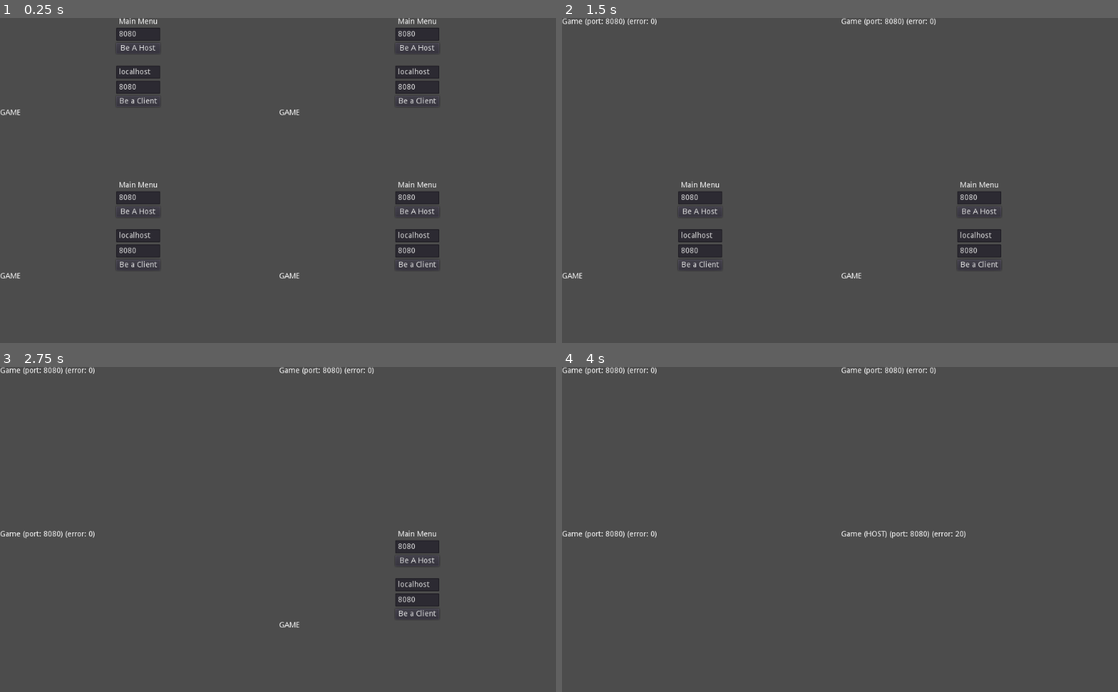
Above: before the commit, frames 1-4 (two rows, left to right).
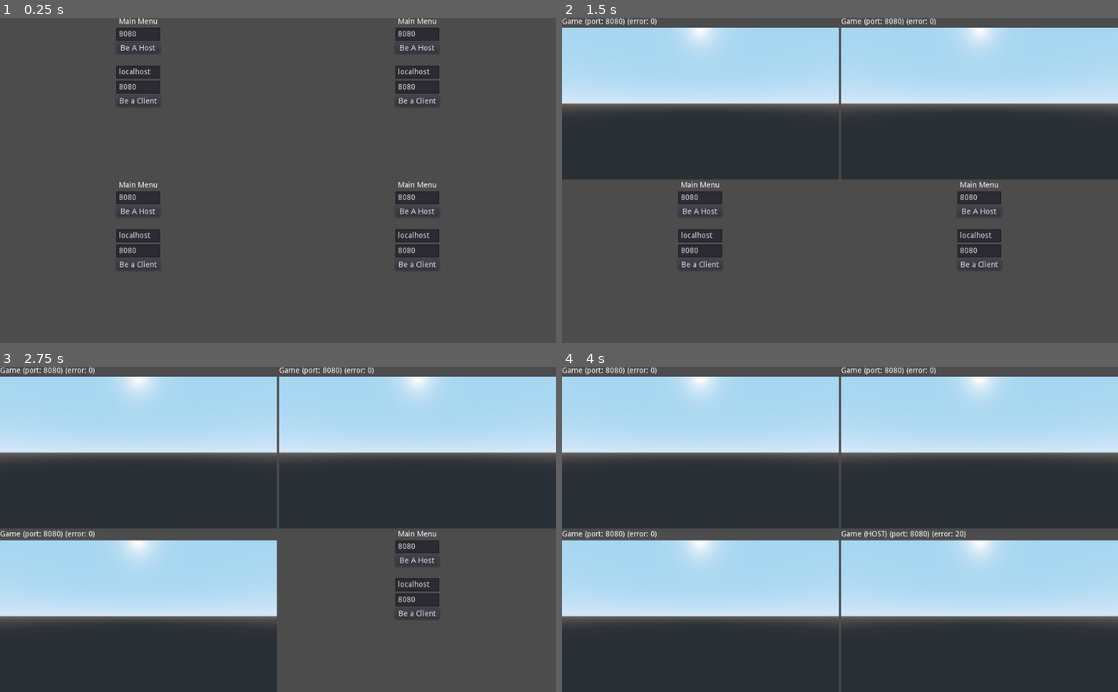
Above: after the commit, the same moments.

Repository: GameAnywhereTechnology/tag
Game: Godot game, scene res://Main.tscn
The game is run twice, just before and just after one commit, with the same random seed, the same clock (stepped at 60 frames per second) and the same inputs.
Inputs:
- Up to frame 1 (0.25 s): no input
- Up to frame 2 (1.5 s): click "Be a Client" at 0.5 s; click "Be a Client" at 1.25 s
- Up to frame 3 (2.75 s): click "Be a Client" at 2 s
- Up to frame 4 (4 s): click "Be A Host" at 2.75 s; tap Enter at 3.5 s

The runs differ from the first frame. In frame 1, 0.1% of the frame differs, in the area x 0-54%, y 28-81%; in frame 2, 44%; in frame 3, 66%; in frame 4, 88%, in the area x 0-100%, y 2-100%.

Commit message:
split viewports now works

Diff:
--- a/game/common/DevClient.gd
+++ b/game/common/DevClient.gd
@@ -20,8 +20,7 @@
 
 func _onSignalWorldCreated(worldLevel : Spatial):
 	print("World created");
-#	$DevClientDisplay/VBoxContainer/Game/ViewportContainer/Viewport.world = worldLevel.get_tree().root.world;
-#	$DevClientDisplay/VBoxContainer/Game/ViewportContainer/Viewport.add_child(worldLevel);
+	$DevClientDisplay/VBoxContainer/Game/ViewportContainer/Viewport.add_child(worldLevel);
 	return;
 
 
--- a/game/common/DevClient.tscn
+++ b/game/common/DevClient.tscn
@@ -87,6 +87,7 @@
 text = "Be a Client"
 
 [node name="Game" type="VBoxContainer" parent="DevClientDisplay/VBoxContainer"]
+visible = false
 margin_top = 168.0
 margin_right = 1024.0
 margin_bottom = 600.0
@@ -108,8 +109,11 @@
 
 [node name="Viewport" type="Viewport" parent="DevClientDisplay/VBoxContainer/Game/ViewportContainer"]
 size = Vector2( 480, 640 )
-own_world = true
+size_override_stretch = true
 handle_input_locally = false
-render_target_update_mode = 3
+render_target_update_mode = 0
+
+[node name="Camera" type="Camera" parent="DevClientDisplay/VBoxContainer/Game/ViewportContainer/Viewport"]
+transform = Transform( 1, 0, 0, 0, 1, 0, 0, 0, 1, 0, 0.425936, 2.37091 )
 [connection signal="pressed" from="DevClientDisplay/VBoxContainer/MenuWrap/Button_Host" to="." method="_on_Button_Host_pressed"]
 [connection signal="pressed" from="DevClientDisplay/VBoxContainer/MenuWrap/Button_Client" to="." method="_on_Button_Client_pressed"]
